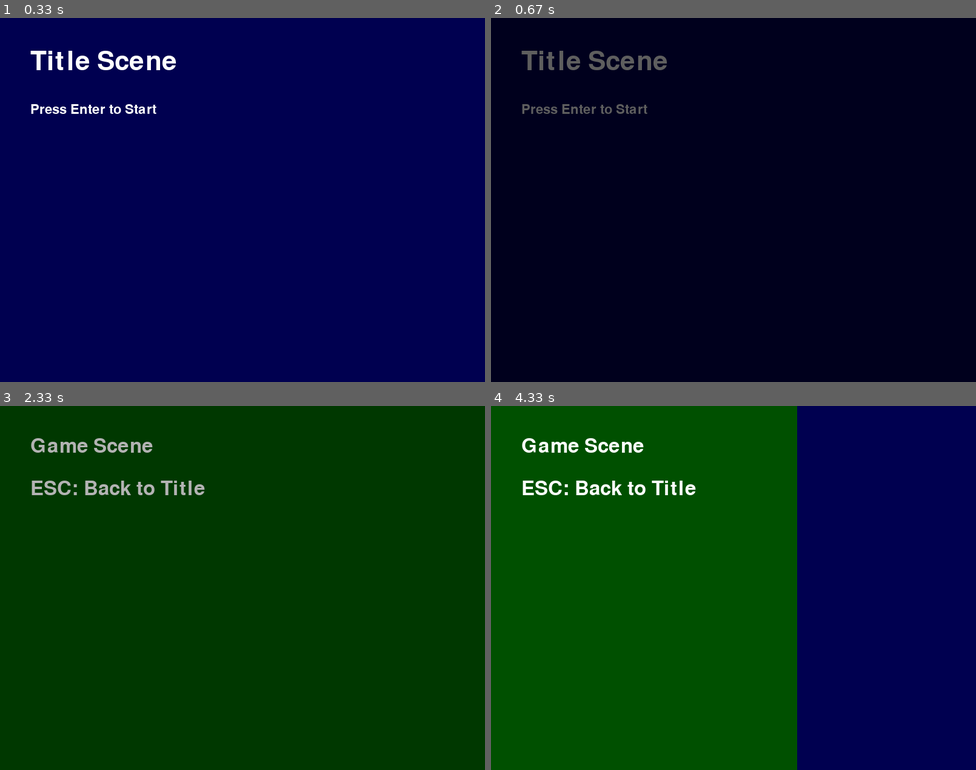
Above: before the commit, frames 1-4 (two rows, left to right).
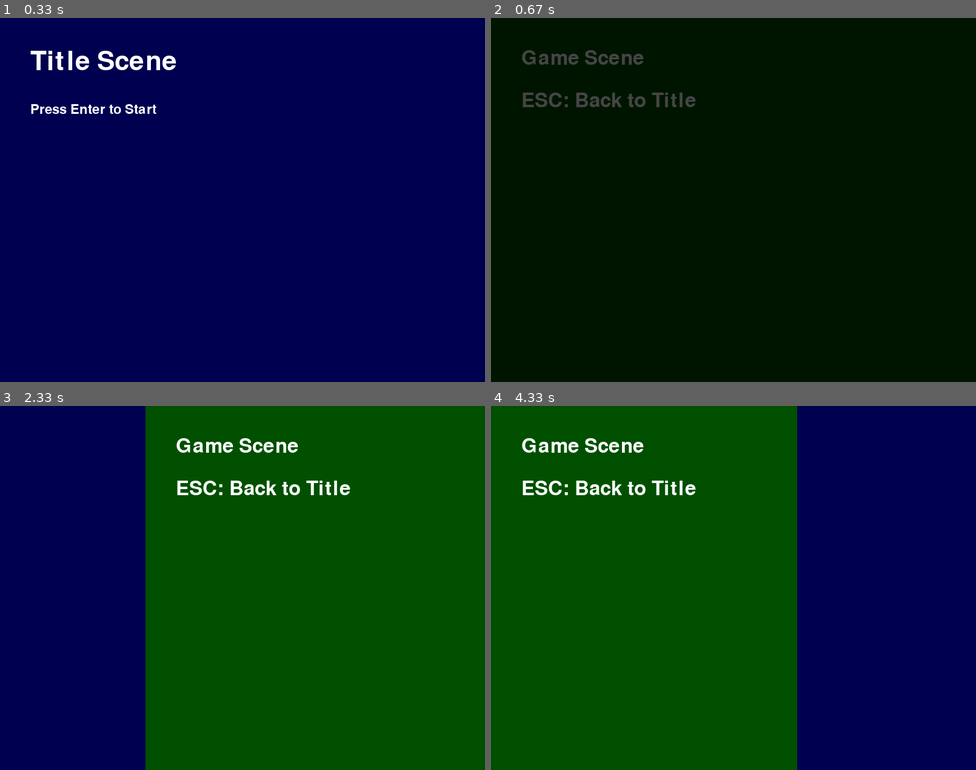
Above: after the commit, the same moments.

Repository: Fuga578/pygame-SceneTransition
Game: pygame game, started from main.py
Same seed, same stepped clock (60 frames per second), same inputs: the game is played once before the commit and once after it.
Inputs:
- Up to frame 1 (0.33 s): no input
- Up to frame 2 (0.67 s): tap Enter at 0.33 s
- Up to frame 3 (2.33 s): tap Enter at 2.17 s
- Up to frame 4 (4.33 s): tap W at 4 s

Frame 1 is identical in both runs. In frame 2, 100% of the frame differs, in the area x 0-100%, y 0-100%; in frame 3, 31%; in frame 4, nothing differs.

Commit message:
フェード遷移処理更新、スライドイン遷移処理追加

Diff:
--- a/scripts/scene/game.py
+++ b/scripts/scene/game.py
@@ -3,6 +3,7 @@
 from scripts.scene.ids import SceneID
 from scripts.transition.fade import FadeTransition
 from scripts.transition.wipe import WipeTransition
+from scripts.transition.slide import SlideTransition
 
 
 class GameScene(Scene):
@@ -19,7 +20,7 @@
         if self.game.inputs["enter"]:
             self.manager.goto(
                 SceneID.TITLE,
-                transition=FadeTransition(duration=0.5, mode="black")
+                transition=SlideTransition(duration=0.5, direction="right")
             )
 
         # ワイプ遷移
--- a/scripts/scene/title.py
+++ b/scripts/scene/title.py
@@ -3,6 +3,7 @@
 from scripts.scene.ids import SceneID
 from scripts.transition.fade import FadeTransition
 from scripts.transition.wipe import WipeTransition
+from scripts.transition.slide import SlideTransition
 
 
 class TitleScene(Scene):
@@ -20,7 +21,7 @@
         if self.game.inputs["enter"]:
             self.manager.goto(
                 SceneID.GAME,
-                transition=FadeTransition(duration=0.5, mode="black")
+                transition=FadeTransition(duration=0.5, mode="inout")
             )
 
         # W キーでワイプ遷移したい場合
--- a/scripts/transition/fade.py
+++ b/scripts/transition/fade.py
@@ -3,19 +3,26 @@
 
 
 class FadeTransition(Transition):
-    def __init__(self, duration=0.5, mode="black"):
+    def __init__(self, duration=0.5, mode="out", color=(0, 0, 0)):
         """
-        mode: "black" or "white" or "cross"
+        mode:
+            "out"    : old → 単色にフェードアウト
+            "in"     : 単色 → new にフェードイン
+            "inout"  : old → 単色 → new（2段階フェード）
+            "cross"  : old と new をクロスフェード
         """
         super().__init__(duration)
+
         self.mode = mode
+        self.color = color
 
     def render(self, surface, old_surface, new_surface):
-        dt = self.elapsed / self.duration  # 0.0 → 1.0
+        t = self.elapsed / self.duration  # 0.0 → 1.0
+        t = max(0.0, min(1.0, t))
 
         # クロスフェード
         if self.mode == "cross":
-            alpha_new = int(dt * 255)
+            alpha_new = int(t * 255)
             alpha_old = 255 - alpha_new
 
             temp_old = old_surface.copy()
@@ -26,20 +33,52 @@
 
             surface.blit(temp_old, (0, 0))
             surface.blit(temp_new, (0, 0))
+            return
 
-        else:
-            # 古い画面を描画
+        # フェードイン
+        if self.mode == "in":
+            # 先に new を描く
+            surface.blit(new_surface, (0, 0))
+
+            # 上からカラーをだんだん薄くしていく（t=0で真っ黒, t=1で透明）
+            w, h = surface.get_size()
+            rect_surf = pygame.Surface((w, h))
+            rect_surf.fill(self.color)
+            alpha = int((1.0 - t) * 255)
+            rect_surf.set_alpha(alpha)
+            surface.blit(rect_surf, (0, 0))
+            return
+
+        # フェードアウト
+        if self.mode == "out":
             surface.blit(old_surface, (0, 0))
-
-            # 黒 or 白の板でフェード
-            if self.mode == "black":
-                color = (0, 0, 0)
-            else:
-                color = (255, 255, 255)
 
             w, h = surface.get_size()
             rect_surf = pygame.Surface((w, h))
-            rect_surf.fill(color)
-            rect_surf.set_alpha(int(dt * 255))
+            rect_surf.fill(self.color)
+            alpha = int(t * 255)
+            rect_surf.set_alpha(alpha)
+            surface.blit(rect_surf, (0, 0))
+            return
 
-            surface.blit(rect_surf, (0, 0))
+        # フェードイン -> フェードアウト
+        if self.mode == "inout":
+            w, h = surface.get_size()
+            rect_surf = pygame.Surface((w, h))
+            rect_surf.fill(self.color)
+
+            if t < 0.5:
+                # old をカラーにフェードアウト
+                local_t = t / 0.5  # 0 → 1
+                surface.blit(old_surface, (0, 0))
+                alpha = int(local_t * 255)
+                rect_surf.set_alpha(alpha)
+                surface.blit(rect_surf, (0, 0))
+            else:
+                # カラーから new をフェードイン
+                local_t = (t - 0.5) / 0.5  # 0 → 1
+                surface.blit(new_surface, (0, 0))
+                alpha = int((1.0 - local_t) * 255)
+                rect_surf.set_alpha(alpha)
+                surface.blit(rect_surf, (0, 0))
+            return
--- /dev/null
+++ b/scripts/transition/slide.py
@@ -0,0 +1,38 @@
+import pygame
+from scripts.transition.base import Transition
+
+
+class SlideTransition(Transition):
+    def __init__(self, duration=0.5, direction="left"):
+        """
+        direction: "left", "right", "up", "down"
+        old が押し出されて new がスライドイン
+        """
+        super().__init__(duration)
+        self.direction = direction
+
+    def render(self, surface, old_surface, new_surface):
+        t = self.elapsed / self.duration
+        t = max(0.0, min(1.0, t))
+        w, h = surface.get_size()
+
+        if self.direction == "left":
+            # old が左に押し出されて、右から new が入ってくる
+            offset = int(t * w)
+            surface.blit(old_surface, (-offset, 0))
+            surface.blit(new_surface, (w - offset, 0))
+
+        elif self.direction == "right":
+            offset = int(t * w)
+            surface.blit(old_surface, (offset, 0))
+            surface.blit(new_surface, (-w + offset, 0))
+
+        elif self.direction == "up":
+            offset = int(t * h)
+            surface.blit(old_surface, (0, -offset))
+            surface.blit(new_surface, (0, h - offset))
+
+        elif self.direction == "down":
+            offset = int(t * h)
+            surface.blit(old_surface, (0, offset))
+            surface.blit(new_surface, (0, -h + offset))
